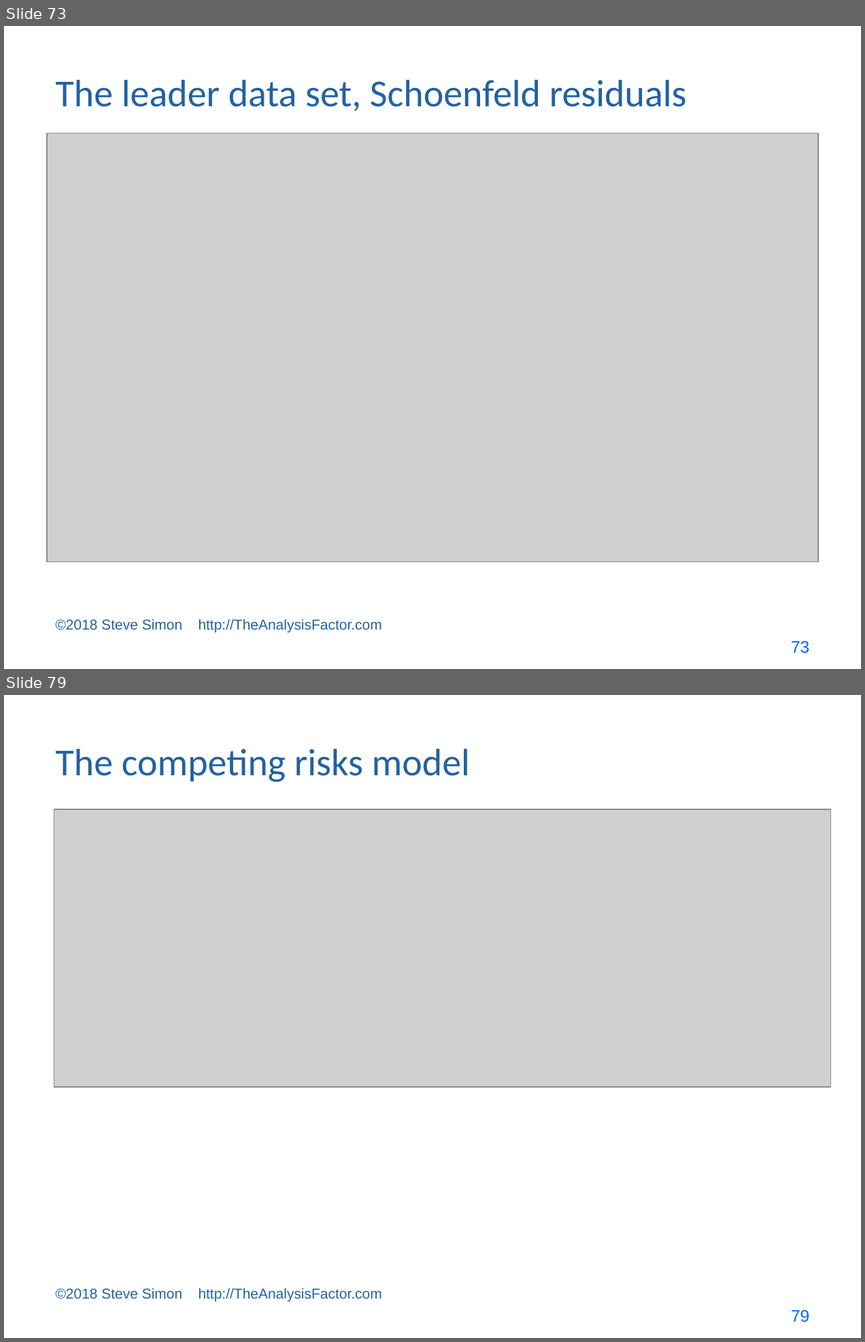
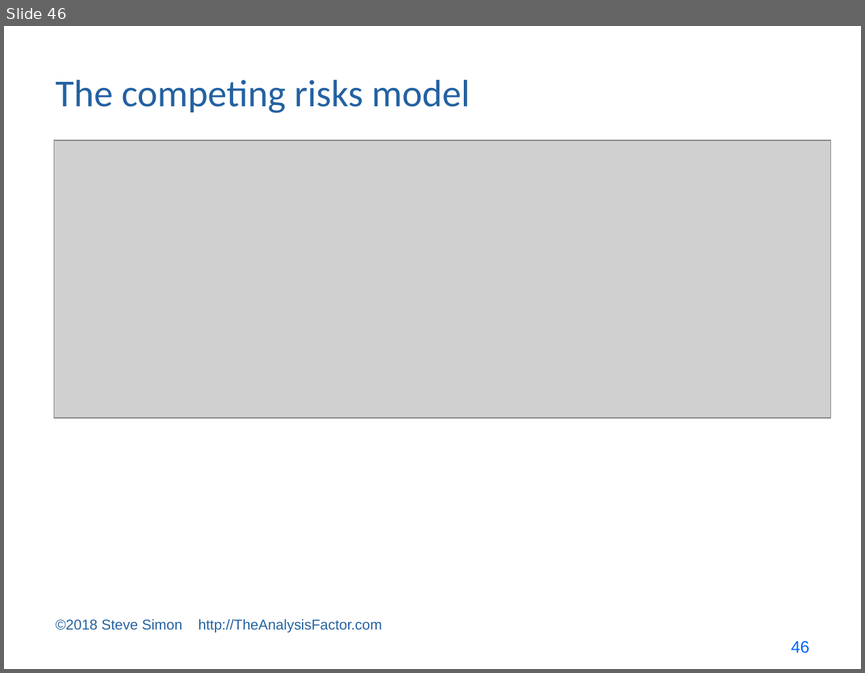
Before and after one commit to pmean/survival-models, a slide deck: bin/cosa lecture.pptx. Shown one above the other, each under a label of ours: slides 73 and 79 before the commit, slide 46 after it; the slides between them are not shown. The pictures are 865x1342 and 865x673 pixels, drawn with LibreOffice and Linux fonts; fonts in the diff are those of the drawing; grey boxes stand for pictures. Boxes give left, top, right and bottom in pixels: in the first picture for what was removed or moved away, otherwise in the second. Text is boxed around its words. In the diff, an @@ line names an element or a change of style, - is before the commit and + after.

```diff
--- a/bin/cosa lecture.pptx
+++ b/bin/cosa lecture.pptx
@@ slide 73 removed at box(4, 26, 861, 669), background #FFFFFF @@
@@ title removed at box(56, 80, 687, 111) @@
-The leader data set, Schoenfeld residuals
@@ picture removed at box(47, 133, 818, 562) @@
@@ text removed at box(56, 618, 382, 633) @@
-©2018 Steve Simon http://TheAnalysisFactor.com
@@ page number removed at box(791, 641, 809, 653) @@
-73
@@ what was slide 79 is now slide 46 @@
@@ page number at box(791, 641, 809, 653): text changed @@
-79
+46
```
Also in this commit, not shown: 4 slides changed, 37 other slides removed, 5 other files.
